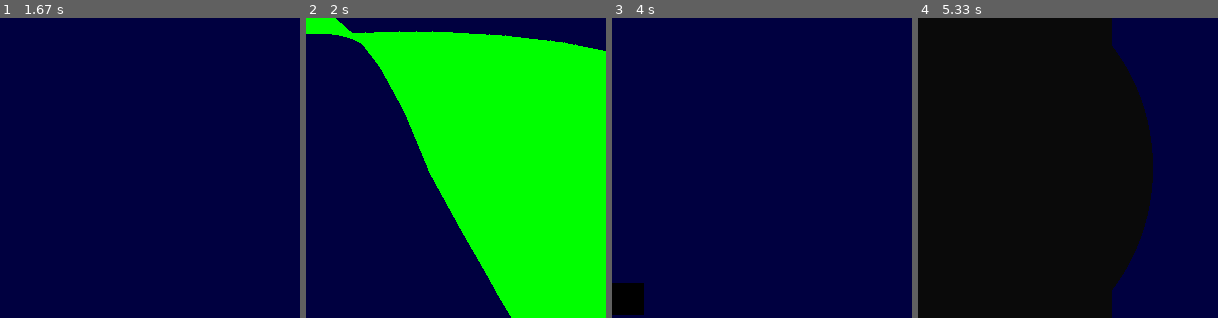
Above: before the commit, frames 1-4 (left to right).
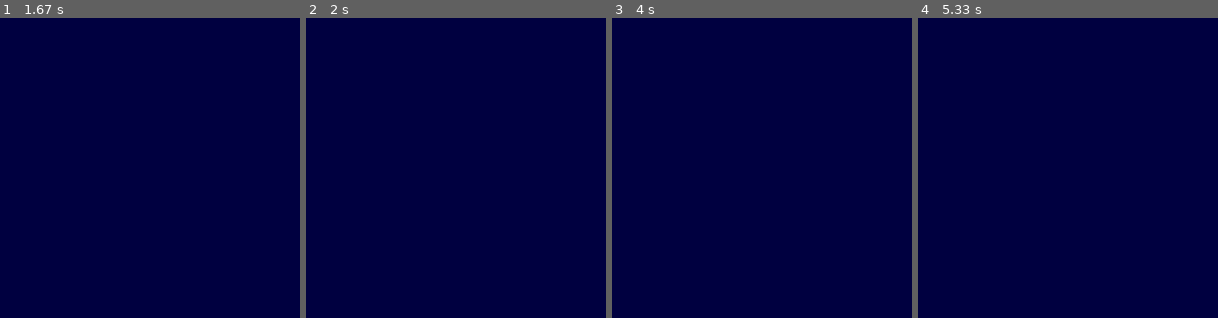
Above: after the commit, the same moments.

Repository: Distrotech/PyOpenGL
Game: pygame game, started from tests/tests.py
The game is run twice, just before and just after one commit, with the same random seed, the same clock (stepped at 60 frames per second) and the same inputs. The source is Python 2; it was converted automatically to run under Python 3.
Inputs:
- Up to frame 1 (1.67 s): no input
- Up to frame 2 (2 s): no input
- Up to frame 3 (4 s): no input
- Up to frame 4 (5.33 s): no input

Frame 1 is identical in both runs. In frame 2, 54% of the frame differs, in the area x 0-100%, y 0-100%; in frame 3, 1.1%; in frame 4, 72%, in the area x 0-79%, y 0-100%.

Commit message:
Add tests for glHistogram and glDrawBuffers calls

Diff:
--- a/tests/tests.py
+++ b/tests/tests.py
@@ -14,6 +14,7 @@
 import ctypes
 from OpenGL.GL.EXT.framebuffer_object import *
 from OpenGL.GL.EXT.multi_draw_arrays import *
+from OpenGL.GL.ARB.imaging import *
 
 glMultiDrawElements = alternate(
 	glMultiDrawElementsEXT, glMultiDrawElements,
@@ -666,6 +667,23 @@
 				glDisableClientState( GL_VERTEX_ARRAY )
 		else:
 			print 'No multi_draw_arrays support'
+	def test_glDrawBuffers_list( self ):
+		"""Test that glDrawBuffers with list argument doesn't crash"""
+		args = [
+		   GL_COLOR_ATTACHMENT0_EXT,
+		   GL_COLOR_ATTACHMENT1_EXT,
+		]
+		try:
+			glDrawBuffers( 2, args )
+		except GLError, err:
+			assert err.err == 1282, err
+	def test_enable_histogram( self ):
+		if glInitImagingARB():
+			glHistogram(GL_HISTOGRAM, 256, GL_LUMINANCE, GL_FALSE)
+			glEnable( GL_HISTOGRAM )
+			glDisable( GL_HISTOGRAM )
+		else:
+			print 'No ARB imaging extension'
 
 if __name__ == "__main__":
 	import logging
